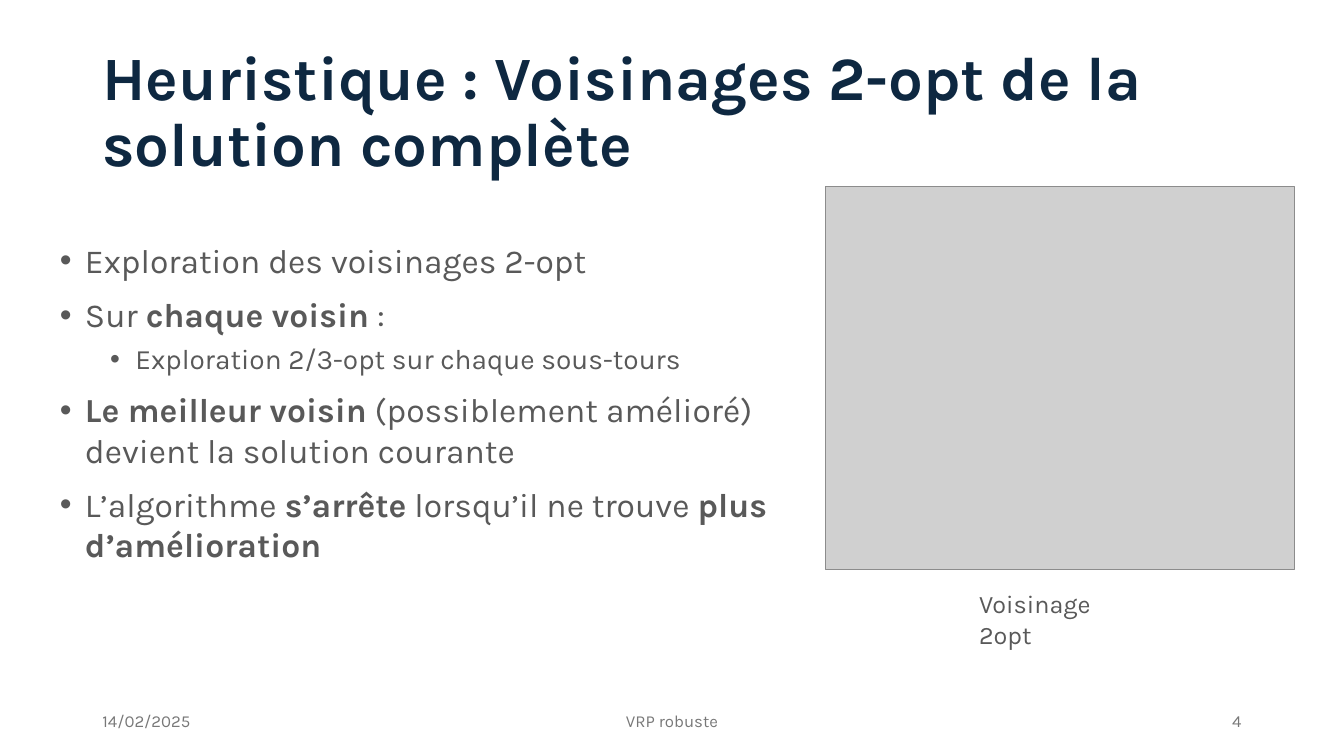
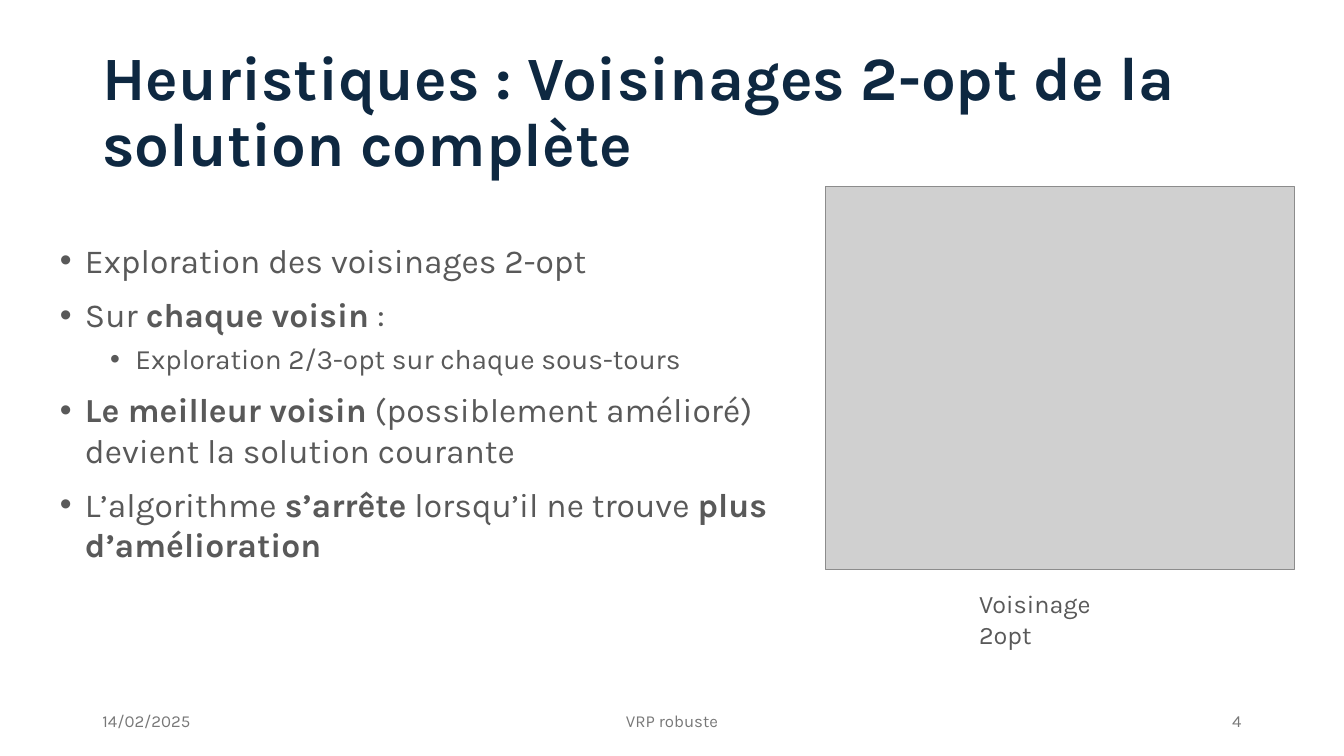
Before and after one commit to Darthkiller2Jr/projet_mpro, a slide deck: slide 4 of Présentation Projet.pptx. Drawn at 1344x756 pixels with LibreOffice and Linux fonts; fonts in the diff are those of the drawing; grey boxes stand for pictures. Boxes give left, top, right and bottom in pixels: in the first picture for what was removed or moved away, otherwise in the second. Text is boxed around its words. In the diff, an @@ line names an element or a change of style, - is before the commit and + after.

```diff
--- a/Présentation Projet.pptx
+++ b/Présentation Projet.pptx
@@ title at [102,56,1174,181]: text changed @@
-Heuristique : Voisinages 2-opt de la solution complète
+Heuristiques : Voisinages 2-opt de la solution complète
```
Also in this commit, not shown: 3 other slides changed.
